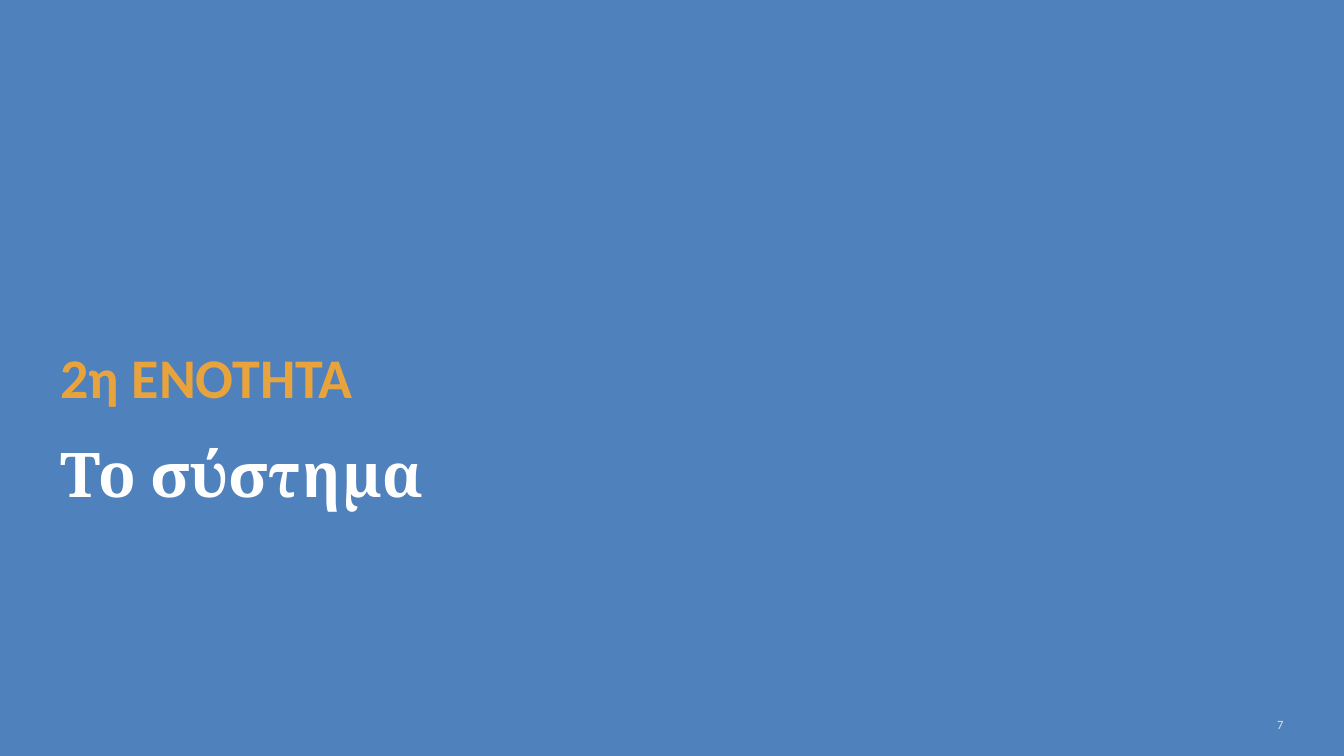
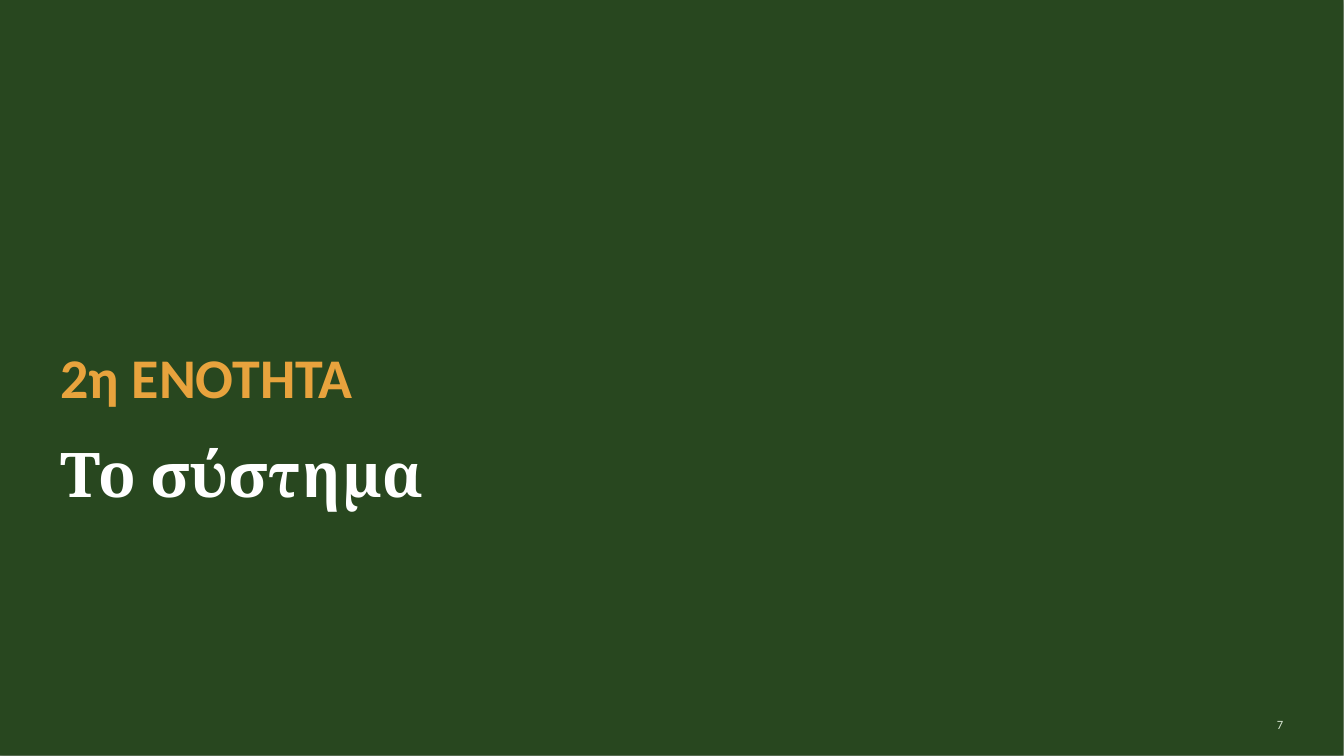
Before and after one commit to xrhstosmour/ensights, a slide deck: slide 7 of documents/ensights-thesis-defense.pptx. Drawn at 1344x756 pixels with LibreOffice and Linux fonts; fonts in the diff are those of the drawing. Boxes give left, top, right and bottom in pixels: in the first picture for what was removed or moved away, otherwise in the second. Text is boxed around its words. In the diff, an @@ line names an element or a change of style, - is before the commit and + after.

```diff
--- a/documents/ensights-thesis-defense.pptx
+++ b/documents/ensights-thesis-defense.pptx
@@ rectangle at (x1=0, y1=0, x2=1344, y2=756): fill #4F81BD to #28471F @@
```
Also in this commit, not shown: 5 other slides changed.
